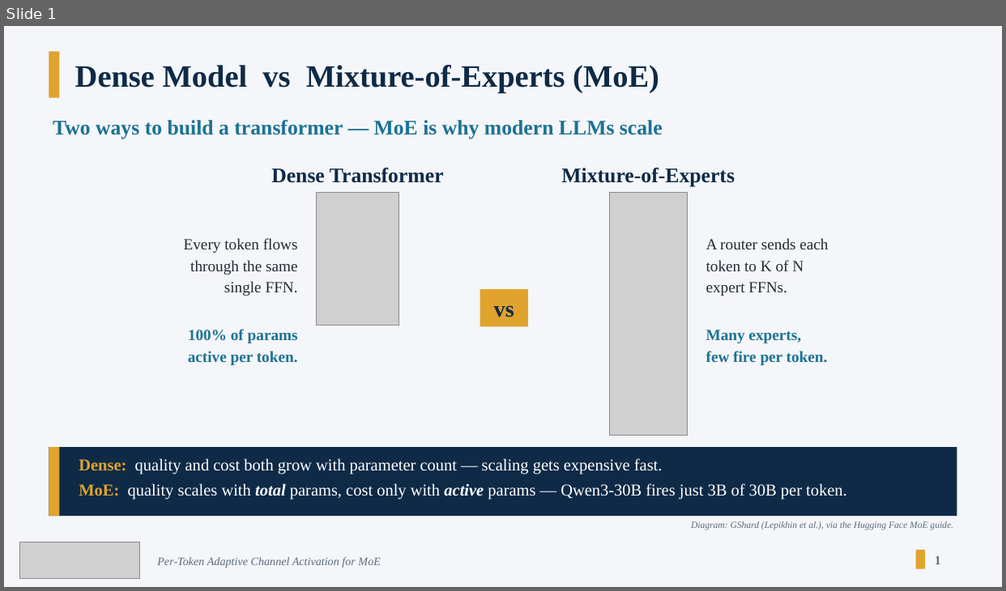
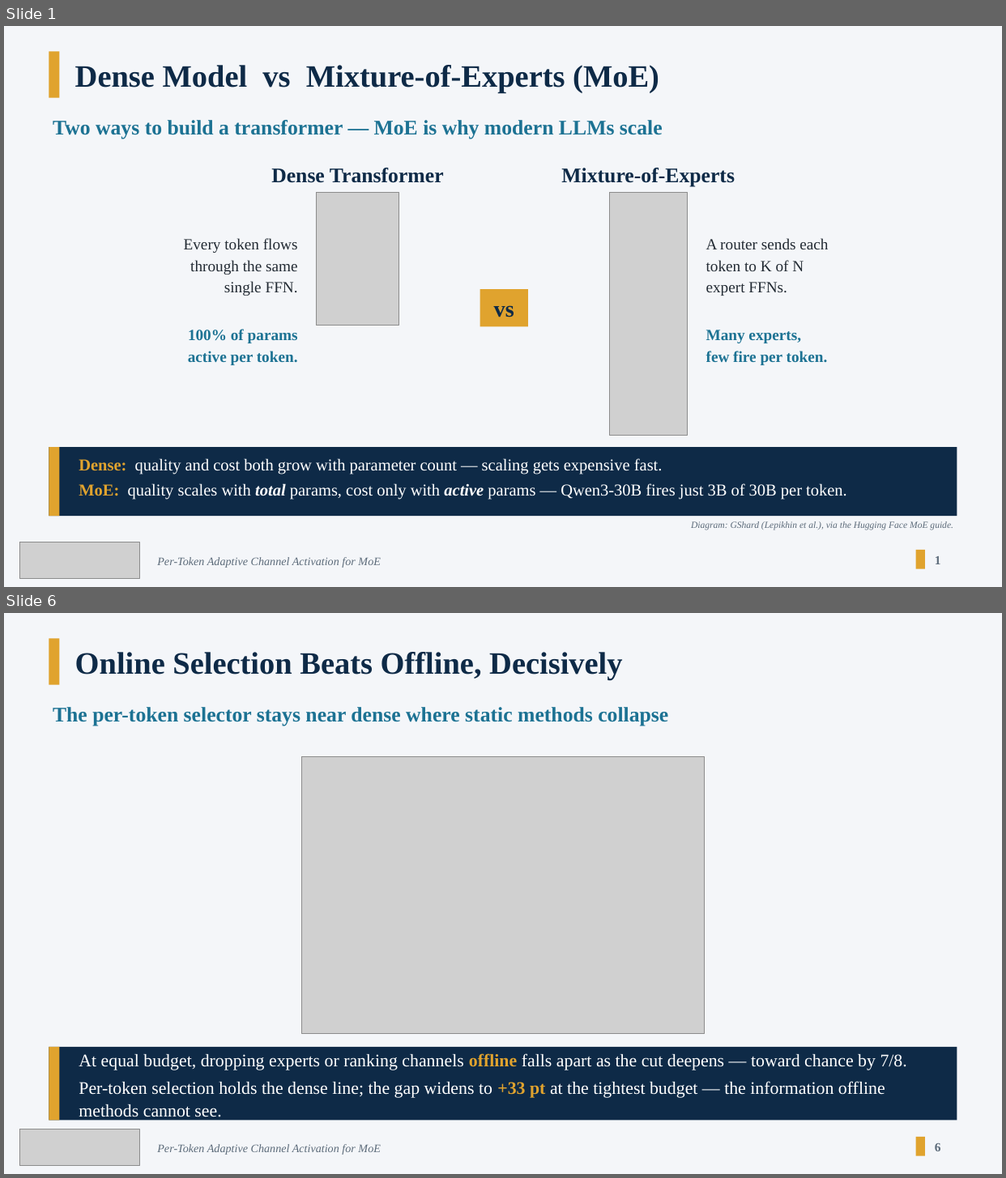
Before and after one commit to olokevin/moe-compression, a slide deck: docs/presentation/Yequan_26_Intro.pptx. Shown one above the other, each under a label of ours: slide 1 before the commit, slides 1 and 6 after it; the slides between them are not shown. The pictures are 1006x591 and 1006x1178 pixels, drawn with LibreOffice and Linux fonts; fonts in the diff are those of the drawing; grey boxes stand for pictures. Boxes give left, top, right and bottom in pixels: in the first picture for what was removed or moved away, otherwise in the second. Text is boxed around its words. In the diff, an @@ line names an element or a change of style, - is before the commit and + after.

```diff
--- a/docs/presentation/Yequan_26_Intro.pptx
+++ b/docs/presentation/Yequan_26_Intro.pptx
@@ slide 6 added at (4, 613, 1002, 1174), background #F4F6F9 @@
@@ rectangle added at (49, 638, 59, 685), fill #E0A32E @@
@@ text added at (75, 652, 622, 680), 30 pt, text #0E2A47, bold @@
+Online Selection Beats Offline, Decisively
@@ text added at (53, 707, 668, 726), 20 pt, text #1C7293, bold @@
+The per-token selector stays near dense where static methods collapse
@@ picture added at (301, 756, 704, 1033) @@
@@ rectangle added at (49, 1047, 957, 1121), fill #0E2A47 @@
@@ rectangle added at (49, 1047, 59, 1121), fill #E0A32E @@
@@ text added at (79, 1054, 907, 1121), 17 pt, text #FFFFFF @@
+At equal budget, dropping experts or ranking channels offline falls apart as the cut deepens — toward chance by 7/8.
+Per-token selection holds the dense line; the gap widens to +33 pt at the tightest budget — the information offline methods cannot see.
@@ picture added at (19, 1130, 139, 1165) @@
@@ text added at (157, 1144, 380, 1155), 11 pt, text #5C6B7A, italic @@
+Per-Token Adaptive Channel Activation for MoE
@@ rectangle added at (916, 1137, 925, 1157), fill #E0A32E @@
@@ text added at (935, 1144, 941, 1152), 12 pt, text #5C6B7A, bold @@
+6
```
Also in this commit, not shown: 1 slide changed, 11 other slides added, 39 other files.
